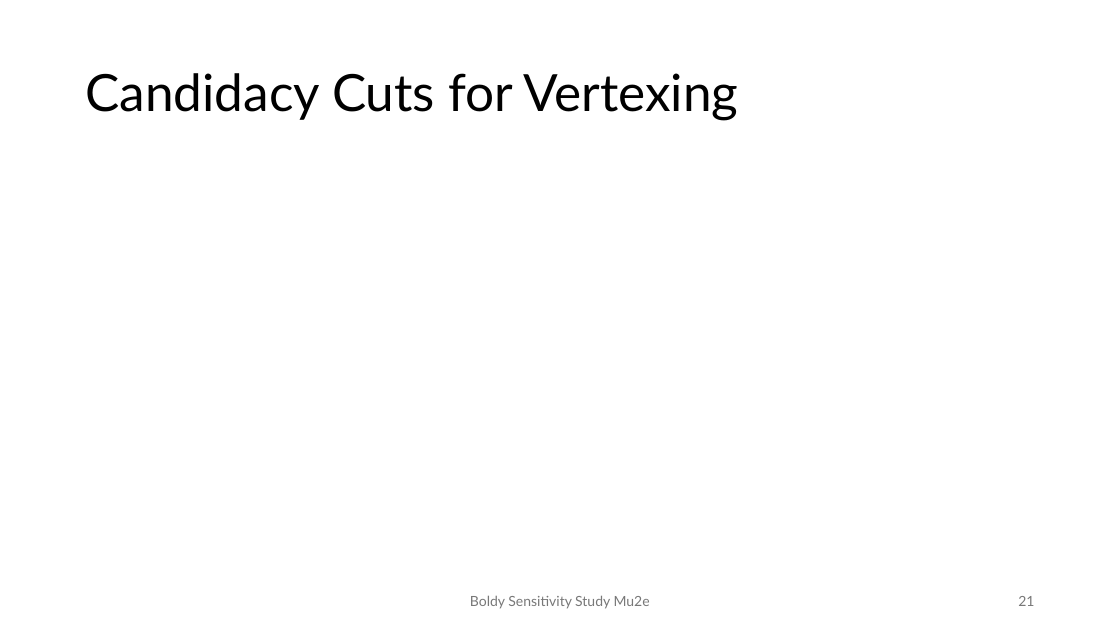
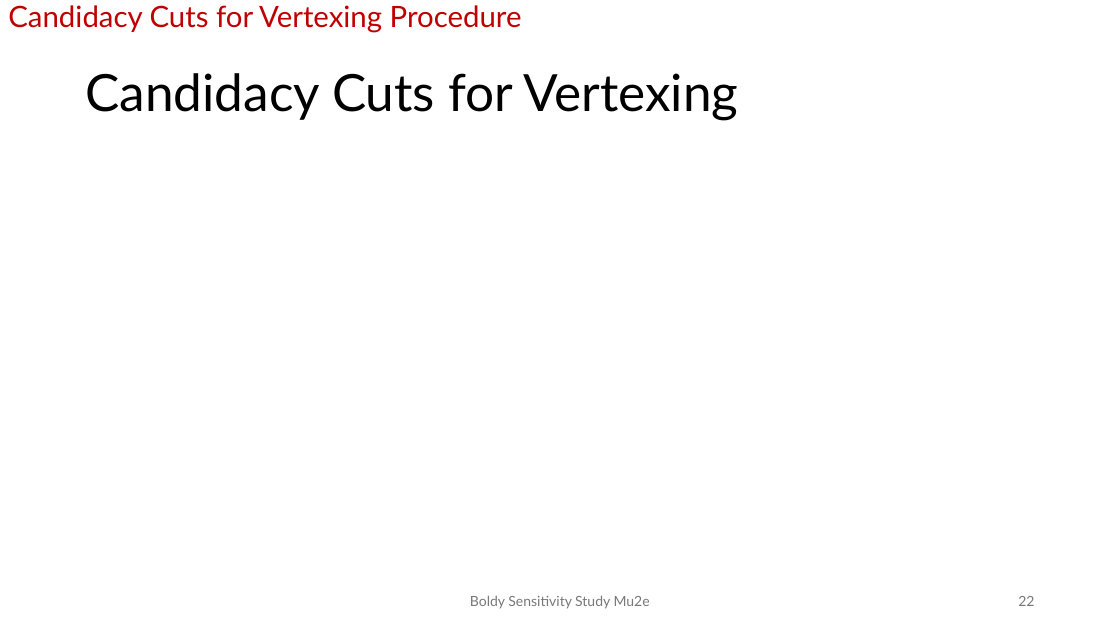
Before and after one commit to andrewboldy/DissertationAndProposalWriting, a slide deck: slide 22 of ProposalWriting/Presentation/BoldyProposalDefense [Autosaved].pptx (slide 21 before the commit). Drawn at 1120x630 pixels with LibreOffice and Linux fonts; fonts in the diff are those of the drawing. Boxes give left, top, right and bottom in pixels: in the first picture for what was removed or moved away, otherwise in the second. Text is boxed around its words. In the diff, an @@ line names an element or a change of style, - is before the commit and + after.

```diff
--- a/ProposalWriting/Presentation/BoldyProposalDefense [Autosaved].pptx
+++ b/ProposalWriting/Presentation/BoldyProposalDefense [Autosaved].pptx
@@ text added at (8,5,522,33), 25.2 pt, text #C00000 @@
+Candidacy Cuts for Vertexing Procedure
@@ page number at (1018,596,1034,606): text changed @@
-21
+22
```
Also in this commit, not shown: 25 other slides changed, 1 slide added.
